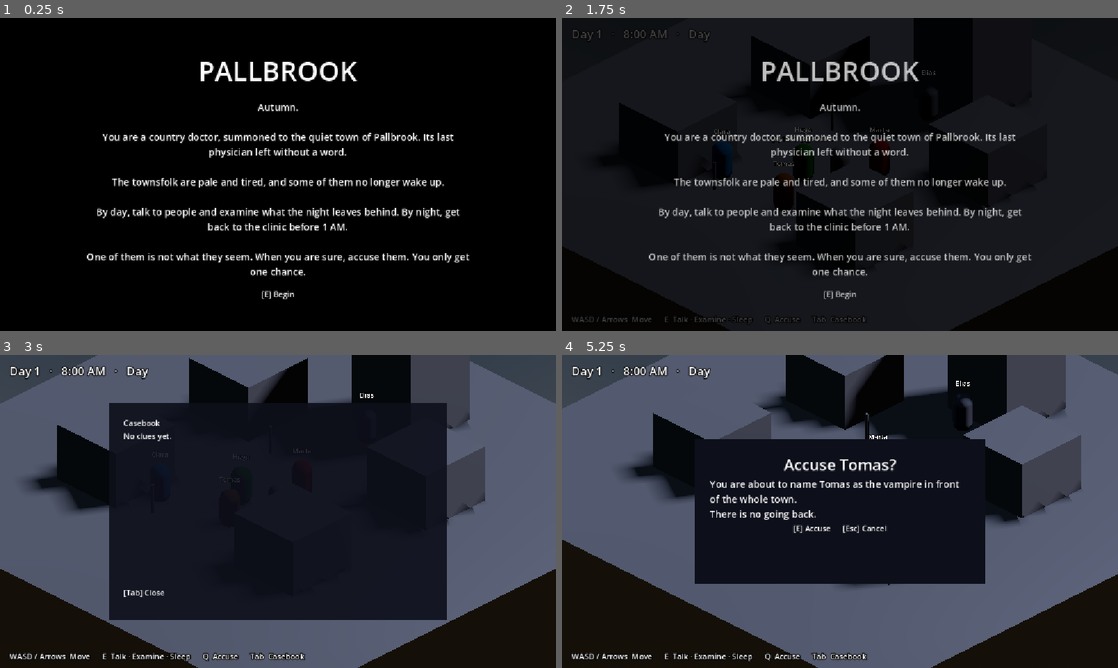
Above: before the commit, frames 1-4 (two rows, left to right).
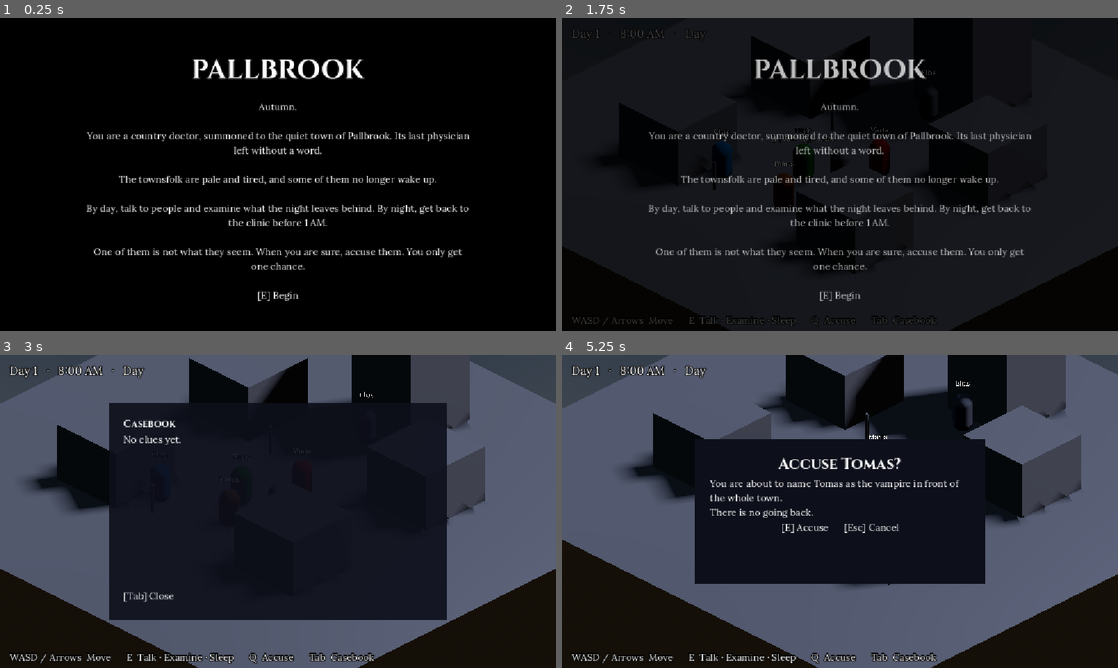
Above: after the commit, the same moments.

Repository: SauloAC/Pallbrook
Game: Godot game, scene res://scenes/mundo/Cidade.tscn
The game is run twice, just before and just after one commit, with the same random seed, the same clock (stepped at 60 frames per second) and the same inputs. The project has no main scene, so this scene is started directly.
Inputs:
- Up to frame 1 (0.25 s): no input
- Up to frame 2 (1.75 s): tap Enter at 0.5 s; hold D (move_right) 0.53-1.28 s; hold Q (accuse) 0.53-1.28 s; tap Space at 1.25 s; hold S (move_down) from 1.28 s (still down); tap E (interact) at 1.35 s
- Up to frame 3 (3 s): release S (move_down) at 2.03 s; hold D (move_right) 2.03-2.78 s; hold Tab (notebook) 2.03-2.78 s; hold W (move_up) from 2.78 s (still down); tap Q (accuse) at 2.85 s
- Up to frame 4 (5.25 s): tap Enter at 3.5 s; release W (move_up) at 3.53 s; hold E (interact) 3.53-4.28 s; hold A (move_left) 3.53-5.03 s; tap Space at 4.25 s; tap Tab (notebook) at 4.35 s; hold S (move_down) from 5.03 s (still down); hold Q (accuse) from 5.03 s (still down)

The runs differ from the first frame. In frame 1, 7.9% of the frame differs, in the area x 15-85%, y 13-91%; in frame 2, 8.1%, in the area x 1-85%, y 3-99%; in frame 3, 2.1%; in frame 4, 3.6%.

Commit message:
Visual identity v0: portraits, Lora/Cinzel fonts, project theme, dialogue box styling

Diff:
--- /dev/null
+++ b/assets/pallbrook_theme.tres
@@ -0,0 +1,7 @@
+[gd_resource type="Theme" format=3 uid="uid://5y30rax2iib"]
+
+[ext_resource type="FontFile" uid="uid://fuk4ifulq0hp" path="res://assets/fonts/Lora/static/Lora-Regular.ttf" id="1_mlvyc"]
+
+[resource]
+default_font = ExtResource("1_mlvyc")
+default_font_size = 20
--- a/data/npcs/clara.tres
+++ b/data/npcs/clara.tres
@@ -1,11 +1,12 @@
 [gd_resource type="Resource" script_class="NPCData" format=3 uid="uid://d1g3qohx1m3mc"]
 
 [ext_resource type="Script" uid="uid://dl651qayo3ngb" path="res://scripts/npc/NPCData.gd" id="1_ns0lb"]
+[ext_resource type="Texture2D" uid="uid://4atpkxdb2imf" path="res://assets/portraits/clara.png" id="1_u435y"]
 
 [resource]
 script = ExtResource("1_ns0lb")
 npc_name = "Clara"
-role = "Costureira"
+role = "Seamstress"
 color = Color(3.272891e-06, 0.499933, 0.763627, 1)
 schedule = Dictionary[int, String]({
 7: "Casa1",
@@ -17,4 +18,5 @@
 home = "Casa1"
 dialogue_lines = Array[String](["I’m sewing a new dress. For a funeral, sadly.", "I don’t go out after dark. No one should."])
 clue_trait = "loose threads"
+portrait = ExtResource("1_u435y")
 metadata/_custom_type_script = "uid://dl651qayo3ngb"
--- a/data/npcs/hugo.tres
+++ b/data/npcs/hugo.tres
@@ -1,11 +1,12 @@
 [gd_resource type="Resource" script_class="NPCData" format=3 uid="uid://b32sbhwo8rmh6"]
 
 [ext_resource type="Script" uid="uid://dl651qayo3ngb" path="res://scripts/npc/NPCData.gd" id="1_7d8pf"]
+[ext_resource type="Texture2D" uid="uid://cuqgutoquhb38" path="res://assets/portraits/hugo.png" id="1_ew0v0"]
 
 [resource]
 script = ExtResource("1_7d8pf")
 npc_name = "Hugo"
-role = "Prefeito"
+role = "Mayor"
 color = Color(0, 0.49803922, 0, 1)
 schedule = Dictionary[int, String]({
 8: "Praca",
@@ -18,4 +19,5 @@
 dialogue_lines = Array[String](["Welcome to Pallbrook! A quiet town, I assure you.", "If you hear rumors, ignore them. People here love a good story."])
 clue_trait = "stamp ink"
 bedtime = 21
+portrait = ExtResource("1_ew0v0")
 metadata/_custom_type_script = "uid://dl651qayo3ngb"
--- a/data/npcs/marta.tres
+++ b/data/npcs/marta.tres
@@ -1,11 +1,12 @@
 [gd_resource type="Resource" script_class="NPCData" format=3 uid="uid://cbfk62j70stao"]
 
 [ext_resource type="Script" uid="uid://dl651qayo3ngb" path="res://scripts/npc/NPCData.gd" id="1_n0pe1"]
+[ext_resource type="Texture2D" uid="uid://cyf7wu2a32t2q" path="res://assets/portraits/marta.png" id="1_rei4j"]
 
 [resource]
 script = ExtResource("1_n0pe1")
 npc_name = "Marta"
-role = "Taverneira"
+role = "Innkeeper"
 color = Color(0.7647059, 0, 0, 1)
 schedule = Dictionary[int, String]({
 7: "Praca",
@@ -15,4 +16,5 @@
 dialogue_lines = Array[String](["First drink’s on the house, doctor.", "I heard footsteps on the roof last night. Cats, must be... cats."])
 clue_trait = "wine stains"
 bedtime = 23
+portrait = ExtResource("1_rei4j")
 metadata/_custom_type_script = "uid://dl651qayo3ngb"
--- a/data/npcs/padre.tres
+++ b/data/npcs/padre.tres
@@ -1,11 +1,12 @@
 [gd_resource type="Resource" script_class="NPCData" format=3 uid="uid://dtbgvtwk3tawr"]
 
 [ext_resource type="Script" uid="uid://dl651qayo3ngb" path="res://scripts/npc/NPCData.gd" id="1_62wn5"]
+[ext_resource type="Texture2D" uid="uid://crotktxd3v8xb" path="res://assets/portraits/elias.png" id="1_wjk00"]
 
 [resource]
 script = ExtResource("1_62wn5")
 npc_name = "Elias"
-role = "Padre"
+role = "Priest"
 color = Color(0.4774989, 0.48340583, 0.50913167, 1)
 schedule = Dictionary[int, String]({
 6: "Igreja",
@@ -18,4 +19,5 @@
 dialogue_lines = Array[String](["May God protect you, doctor. The nights here have grown too long.", "I pray for this town every morning. Lately, I pray more."])
 clue_trait = "candle wax"
 bedtime = 21
+portrait = ExtResource("1_wjk00")
 metadata/_custom_type_script = "uid://dl651qayo3ngb"
--- a/data/npcs/tomas.tres
+++ b/data/npcs/tomas.tres
@@ -1,11 +1,12 @@
 [gd_resource type="Resource" script_class="NPCData" format=3 uid="uid://dyclkhngaj7bu"]
 
+[ext_resource type="Texture2D" uid="uid://dqojeo7sbp2it" path="res://assets/portraits/tomas.png" id="1_62qct"]
 [ext_resource type="Script" uid="uid://dl651qayo3ngb" path="res://scripts/npc/NPCData.gd" id="1_c02m7"]
 
 [resource]
 script = ExtResource("1_c02m7")
 npc_name = "Tomas"
-role = "Ferreiro"
+role = "Blacksmith"
 color = Color(0.64658266, 0.3092063, 0.019033113, 1)
 schedule = Dictionary[int, String]({
 6: "Casa2",
@@ -16,4 +17,5 @@
 home = "Casa2"
 dialogue_lines = Array[String](["Iron doesn’t lie, doctor. People do.", "I hammer all day. At night I sleep like a rock... almost."])
 clue_trait = "forge soot"
+portrait = ExtResource("1_62qct")
 metadata/_custom_type_script = "uid://dl651qayo3ngb"
--- a/project.godot
+++ b/project.godot
@@ -23,6 +23,10 @@
 
 window/stretch/mode="canvas_items"
 window/stretch/aspect="expand"
+
+[gui]
+
+theme/custom="uid://5y30rax2iib"
 
 [input]
 
--- a/scenes/mundo/Cidade.tscn
+++ b/scenes/mundo/Cidade.tscn
@@ -16,9 +16,11 @@
 [ext_resource type="Resource" uid="uid://d1g3qohx1m3mc" path="res://data/npcs/clara.tres" id="13_t3jqk"]
 [ext_resource type="Resource" uid="uid://dyclkhngaj7bu" path="res://data/npcs/tomas.tres" id="14_mequr"]
 [ext_resource type="Resource" uid="uid://b32sbhwo8rmh6" path="res://data/npcs/hugo.tres" id="15_ervra"]
+[ext_resource type="FontFile" uid="uid://dyht6nehoscch" path="res://assets/fonts/Cinzel/static/Cinzel-Bold.ttf" id="16_5xce6"]
 [ext_resource type="Script" uid="uid://dly1apg7e36vd" path="res://scripts/ui/DialogueBox.gd" id="16_fm4th"]
 [ext_resource type="Script" uid="uid://c4hmcrjf3pqp1" path="res://scripts/ui/Notebook.gd" id="18_mequr"]
 [ext_resource type="Script" uid="uid://cqh3p8bipx8e" path="res://scripts/ui/Accusation.gd" id="19_ervra"]
+[ext_resource type="FontFile" uid="uid://xlmosxhirafp" path="res://assets/fonts/Lora/static/Lora-Bold.ttf" id="19_ud5yp"]
 [ext_resource type="Script" uid="uid://c4cvy1j1dmabp" path="res://scripts/ui/HUD.gd" id="20_4bwyx"]
 [ext_resource type="Script" uid="uid://dwh5365ql3ql7" path="res://scripts/ui/Intro.gd" id="21_n6eqd"]
 
@@ -87,6 +89,17 @@
 corner_radius_bottom_right = 8
 corner_radius_bottom_left = 8
 
+[sub_resource type="StyleBoxFlat" id="StyleBoxFlat_n6eqd"]
+content_margin_left = 16.0
+content_margin_top = 16.0
+content_margin_right = 16.0
+content_margin_bottom = 16.0
+bg_color = Color(0.101960786, 0.12941177, 0.16078432, 0.9019608)
+corner_radius_top_left = 6
+corner_radius_top_right = 6
+corner_radius_bottom_right = 6
+corner_radius_bottom_left = 6
+
 [sub_resource type="StyleBoxFlat" id="StyleBoxFlat_mequr"]
 content_margin_left = 30.0
 content_margin_top = 30.0
@@ -299,6 +312,7 @@
 anchor_bottom = 1.0
 grow_horizontal = 2
 grow_vertical = 2
+theme_override_fonts/font = ExtResource("16_5xce6")
 theme_override_font_sizes/font_size = 64
 horizontal_alignment = 1
 vertical_alignment = 1
@@ -328,6 +342,7 @@
 
 [node name="Title" type="Label" parent="UI/MorningSummary/Panel/VBox" unique_id=1959865949]
 layout_mode = 2
+theme_override_fonts/font = ExtResource("16_5xce6")
 theme_override_font_sizes/font_size = 40
 horizontal_alignment = 1
 
@@ -355,21 +370,33 @@
 offset_top = -77.0
 grow_horizontal = 2
 grow_vertical = 0
-
-[node name="VBox" type="VBoxContainer" parent="UI/DialogueBox/Panel" unique_id=1030745275]
-layout_mode = 2
-
-[node name="Speaker" type="Label" parent="UI/DialogueBox/Panel/VBox" unique_id=300391462]
-layout_mode = 2
+theme_override_styles/panel = SubResource("StyleBoxFlat_n6eqd")
+
+[node name="HBox" type="HBoxContainer" parent="UI/DialogueBox/Panel" unique_id=732482363]
+layout_mode = 2
+theme_override_constants/separation = 16
+
+[node name="Portrait" type="TextureRect" parent="UI/DialogueBox/Panel/HBox" unique_id=665311861]
+custom_minimum_size = Vector2(120, 120)
+layout_mode = 2
+expand_mode = 1
+stretch_mode = 5
+
+[node name="VBox" type="VBoxContainer" parent="UI/DialogueBox/Panel/HBox" unique_id=1030745275]
+layout_mode = 2
+
+[node name="Speaker" type="Label" parent="UI/DialogueBox/Panel/HBox/VBox" unique_id=300391462]
+layout_mode = 2
+theme_override_fonts/font = ExtResource("19_ud5yp")
 theme_override_font_sizes/font_size = 28
 
-[node name="Body" type="Label" parent="UI/DialogueBox/Panel/VBox" unique_id=1551126764]
+[node name="Body" type="Label" parent="UI/DialogueBox/Panel/HBox/VBox" unique_id=1551126764]
 custom_minimum_size = Vector2(600, 0)
 layout_mode = 2
 theme_override_font_sizes/font_size = 22
 autowrap_mode = 2
 
-[node name="Hint" type="Label" parent="UI/DialogueBox/Panel/VBox" unique_id=1498512158]
+[node name="Hint" type="Label" parent="UI/DialogueBox/Panel/HBox/VBox" unique_id=1498512158]
 layout_mode = 2
 text = "[E] Close"
 horizontal_alignment = 2
@@ -398,6 +425,7 @@
 
 [node name="Title" type="Label" parent="UI/Notebook/Panel/VBox" unique_id=827428489]
 layout_mode = 2
+theme_override_fonts/font = ExtResource("16_5xce6")
 text = "Casebook"
 
 [node name="Scroll" type="ScrollContainer" parent="UI/Notebook/Panel/VBox" unique_id=363098160]
@@ -438,6 +466,7 @@
 [node name="Title" type="Label" parent="UI/Accusation/Panel/VBox" unique_id=1604245535]
 layout_mode = 2
 size_flags_horizontal = 4
+theme_override_fonts/font = ExtResource("16_5xce6")
 theme_override_font_sizes/font_size = 32
 
 [node name="Body" type="Label" parent="UI/Accusation/Panel/VBox" unique_id=1819474698]
@@ -486,6 +515,7 @@
 offset_top = 70.0
 offset_right = 976.0
 offset_bottom = 150.0
+theme_override_fonts/font = ExtResource("16_5xce6")
 theme_override_font_sizes/font_size = 56
 text = "PALLBROOK"
 horizontal_alignment = 1
--- a/scripts/npc/NPCData.gd
+++ b/scripts/npc/NPCData.gd
@@ -12,3 +12,4 @@
 @export var dialogue_lines: Array[String] = []  # One is picked at random each time
 @export var clue_trait: String = ""  # Trace this person leaves behind, e.g. "fuligem de forja"
 @export var bedtime: int = 22  # Hour this person goes to bed (if at home)
+@export var portrait: Texture2D
--- a/scripts/ui/DialogueBox.gd
+++ b/scripts/ui/DialogueBox.gd
@@ -1,8 +1,9 @@
 extends CanvasLayer
 
 @onready var panel: Control = $Panel
-@onready var speaker: Label = $Panel/VBox/Speaker
-@onready var body: Label = $Panel/VBox/Body
+@onready var speaker: Label = $Panel/HBox/VBox/Speaker
+@onready var body: Label = $Panel/HBox/VBox/Body
+@onready var portrait: TextureRect = $Panel/HBox/Portrait
 
 var opened_frame := -1
 
@@ -20,6 +21,9 @@
 	panel.visible = true
 	GameState.in_dialogue = true
 	opened_frame = Engine.get_process_frames()
+	var tex := _find_portrait(speaker_name)
+	portrait.texture = tex
+	portrait.visible = tex != null
 
 
 func _unhandled_input(event: InputEvent) -> void:
@@ -37,3 +41,10 @@
 	panel.visible = false
 	GameState.in_dialogue = false
 	EventBus.dialogue_ended.emit()
+
+
+func _find_portrait(speaker: String) -> Texture2D:
+	for npc in get_tree().get_nodes_in_group("npcs"):
+		if npc.data and npc.data.npc_name == speaker:
+			return npc.data.portrait
+	return null
--- a/scripts/ui/HUD.gd
+++ b/scripts/ui/HUD.gd
@@ -12,3 +12,4 @@
 	var phase := "Night" if GameState.is_night else "Day"
 	clock.text = "Day %d   ·   %s   ·   %s" % [GameState.day, GameState.format_time(GameState.hour), phase]
 	clock.modulate = Color(1.0, 0.45, 0.45) if GameState.exhaustion > 0.0 else Color.WHITE
+	controls.visible = not GameState.in_dialogue
Binary file added: assets/art/title_village.png
Not shown, added: assets/art/title_village.png.import
Binary file added: assets/fonts/Cinzel/Cinzel-VariableFont_wght.ttf
Not shown, added: assets/fonts/Cinzel/Cinzel-VariableFont_wght.ttf.import
Not shown, added: assets/fonts/Cinzel/OFL.txt
Not shown, added: assets/fonts/Cinzel/README.txt
Binary file added: assets/fonts/Cinzel/static/Cinzel-Black.ttf
Not shown, added: assets/fonts/Cinzel/static/Cinzel-Black.ttf.import
Binary file added: assets/fonts/Cinzel/static/Cinzel-Bold.ttf
Not shown, added: assets/fonts/Cinzel/static/Cinzel-Bold.ttf.import
Binary file added: assets/fonts/Cinzel/static/Cinzel-ExtraBold.ttf
Not shown, added: assets/fonts/Cinzel/static/Cinzel-ExtraBold.ttf.import
(and 54 more such lines)
